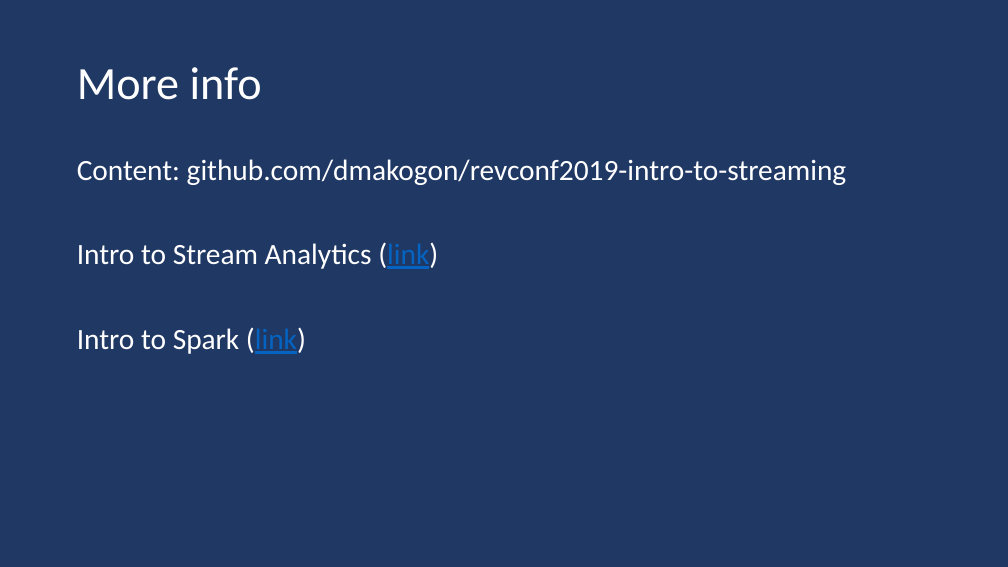
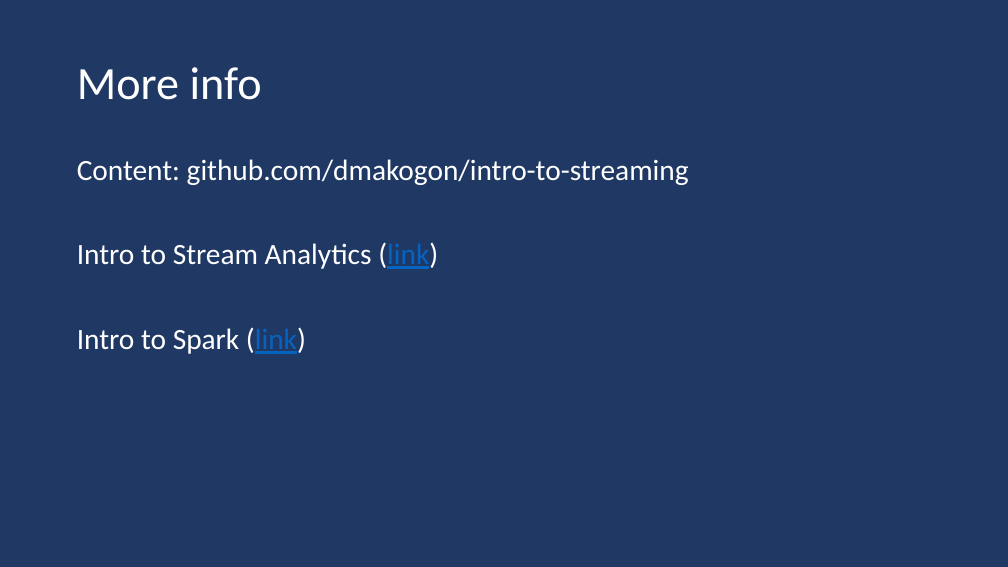
Before and after one commit to dmakogon/intro-to-streaming, a slide deck: slide 19 of stream-processing-galaxy.pptx. Drawn at 1008x567 pixels with LibreOffice and Linux fonts; fonts in the diff are those of the drawing. Boxes give left, top, right and bottom in pixels: in the first picture for what was removed or moved away, otherwise in the second. Text is boxed around its words. In the diff, an @@ line names an element or a change of style, - is before the commit and + after.

```diff
--- a/stream-processing-galaxy.pptx
+++ b/stream-processing-galaxy.pptx
@@ text at (x1=77, y1=159, x2=689, y2=185): text changed @@
-Content: github.com/dmakogon/revconf2019-intro-to-streaming
+Content: github.com/dmakogon/intro-to-streaming
```
Also in this commit, not shown: 4 other files.
